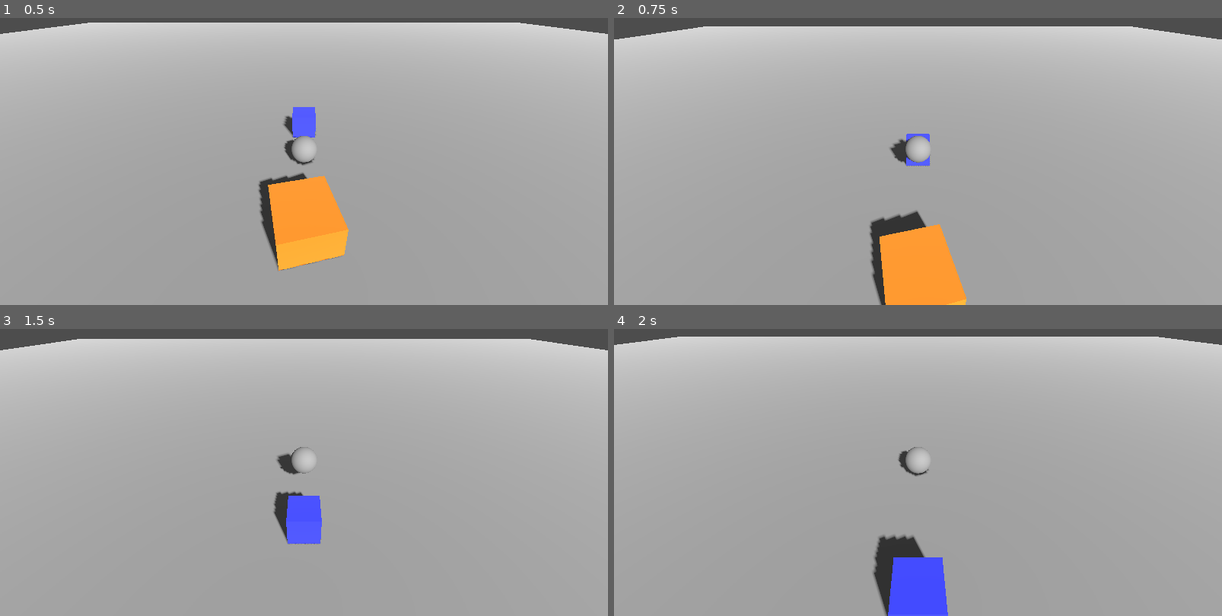
Above: before the commit, frames 1-4 (two rows, left to right).
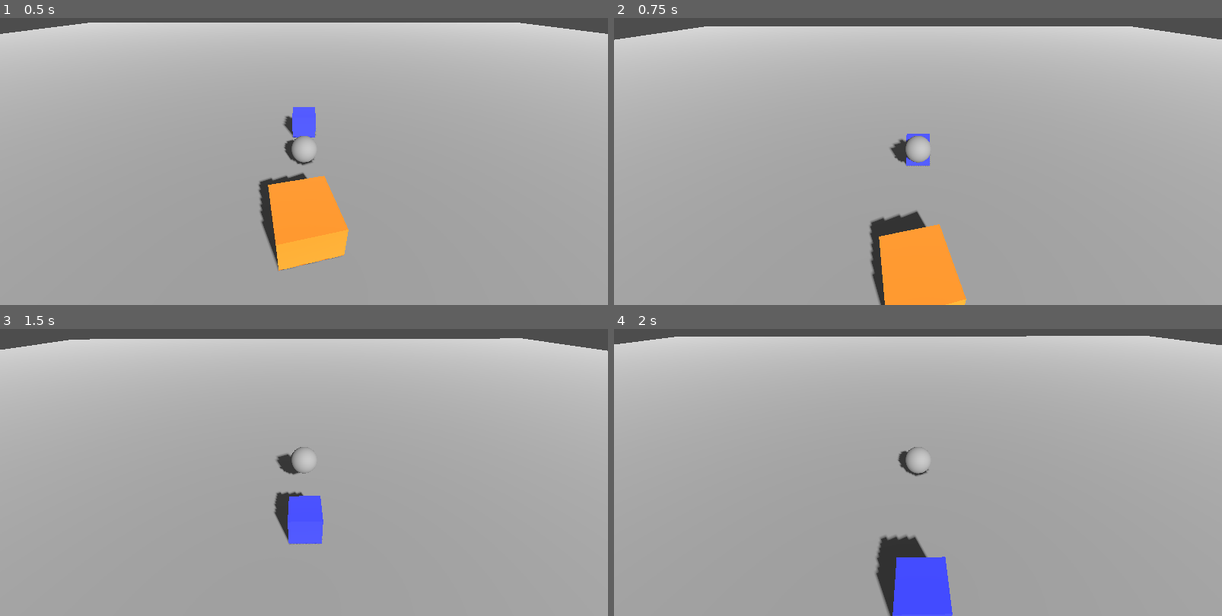
Above: after the commit, the same moments.

Repository: dsmtE/VolcanoPlayground
Game: Godot game, scene res://Scenes/world.tscn
The game is run twice, just before and just after one commit, with the same random seed, the same clock (stepped at 60 frames per second) and the same inputs.
Inputs (mouse positions are in pixels of both pictures, inside the frame that each line leads up to):
- Up to frame 1 (0.5 s): no input
- Up to frame 2 (0.75 s): tap Enter (ui_accept) at 0.5 s; move the mouse to (911, 138) at 0.52 s; hold Up (ui_up) from 0.53 s (still down)
- Up to frame 3 (1.5 s): keep holding Up (ui_up); tap Enter (ui_accept) at 0.77 s; move the mouse to (346, 449) at 1.27 s
- Up to frame 4 (2 s): keep holding Up (ui_up); tap Enter (ui_accept) at 1.52 s

Frame 1 is identical in both runs. In frame 2, less than 0.1% of the frame differs, in the area x 0-98%, y 2-100%; in frame 3, 0.2%; in frame 4, 0.6%, in the area x 0-100%, y 2-100%.

Commit message:
✨ Camera pan motion test

Diff:
--- a/Scripts/Player.gd
+++ b/Scripts/Player.gd
@@ -7,8 +7,33 @@
 # Get the gravity from the project settings to be synced with RigidBody nodes.
 var gravity = ProjectSettings.get_setting("physics/3d/default_gravity")
 
+var camera_reverse_pan_speed = 0.01
+var max_horiontal_amp = 0.2
+
+@onready var camera = $camera_mount
+var camera_rotation_y = 0
+
 func _ready():
 	Input.mouse_mode = Input.MOUSE_MODE_CAPTURED
+
+func apply_camera_reverse_pan(mouse_motion_event: InputEventMouseMotion):
+	var rotation_y_delta = deg_to_rad(-mouse_motion_event.relative.x*camera_reverse_pan_speed)
+
+	# Apply damping only if we move in the same direction to reach the max bound
+	if (rotation_y_delta * camera_rotation_y) > 0:
+		var damping_factor = 1-pow(camera_rotation_y/max_horiontal_amp,2)
+		rotation_y_delta *= damping_factor
+
+	camera_rotation_y = clamp(
+			camera_rotation_y + rotation_y_delta,
+			-max_horiontal_amp,
+			max_horiontal_amp)
+	camera.rotation.y = camera_rotation_y
+
+func _input(event):
+	if event is InputEventMouseMotion:
+
+		apply_camera_reverse_pan(event)
 
 func _physics_process(delta):
 	# Add the gravity.
